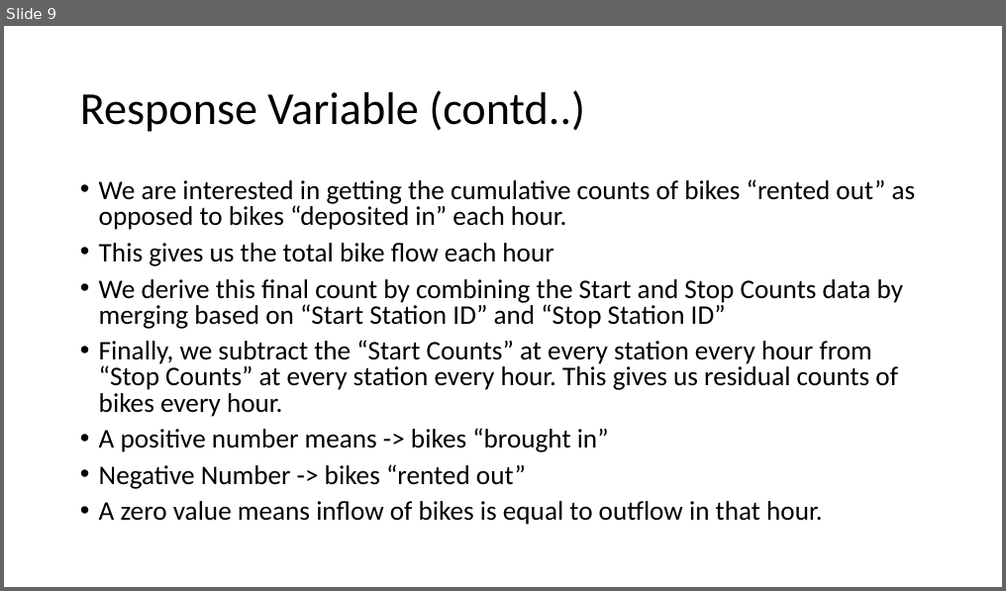
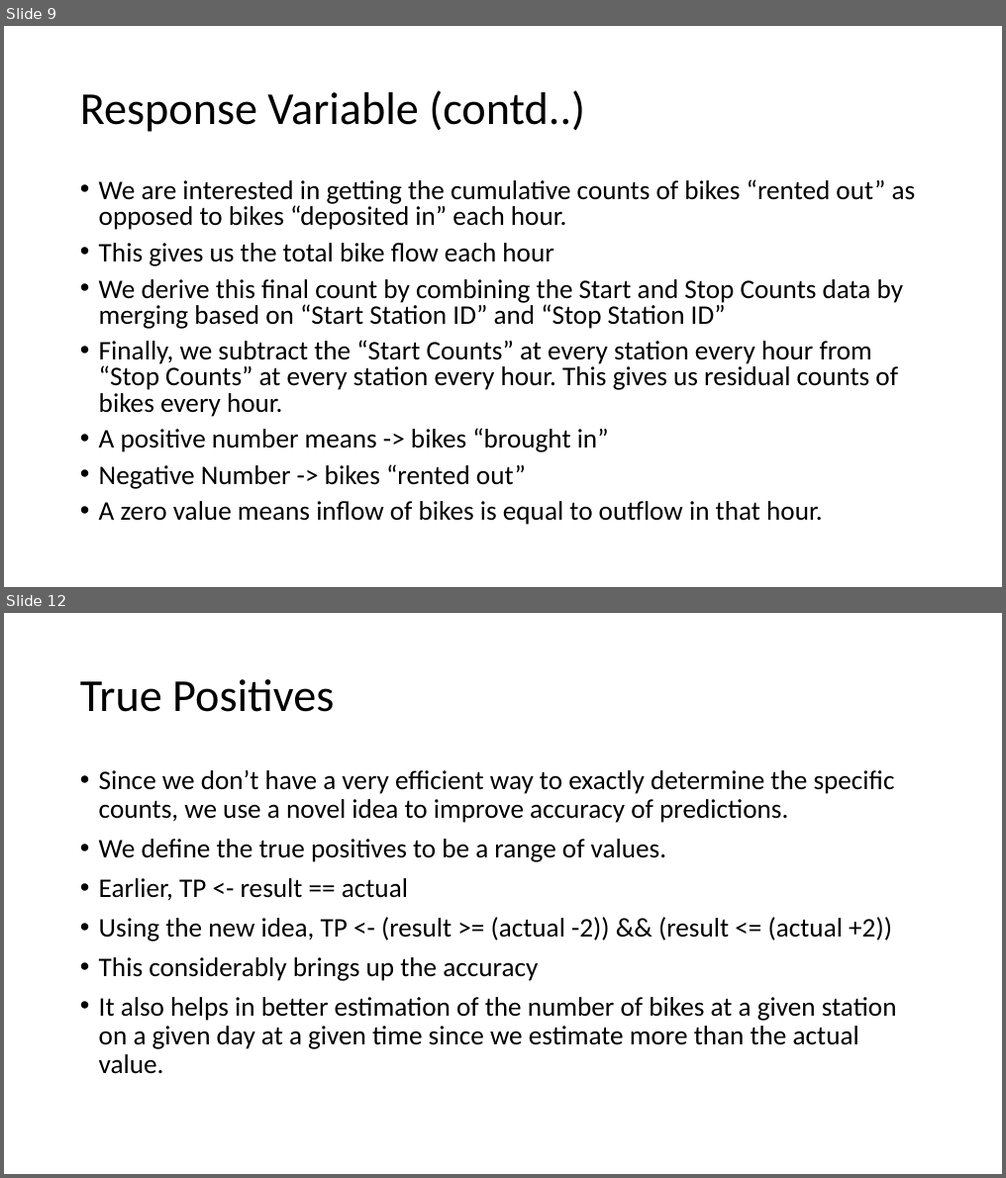
Before and after one commit to ayumib04/PittBikeShare, a slide deck: Ignite_ppt.pptx. Shown one above the other, each under a label of ours: slide 9 before the commit, slides 9 and 12 after it; the slides between them are not shown. The pictures are 1006x591 and 1006x1178 pixels, drawn with LibreOffice and Linux fonts; fonts in the diff are those of the drawing. Boxes give left, top, right and bottom in pixels: in the first picture for what was removed or moved away, otherwise in the second. Text is boxed around its words. In the diff, an @@ line names an element or a change of style, - is before the commit and + after.

```diff
--- a/Ignite_ppt.pptx
+++ b/Ignite_ppt.pptx
@@ slide 12 added at <box>4,613,1002,1174</box>, background #FFFFFF @@
@@ title added at <box>80,679,334,712</box>, 44 pt, text #000000 @@
+True Positives
@@ text added at <box>99,770,897,1074</box>, 25.9 pt, text #000000 @@
+• Since we don’t have a very efficient way to exactly determine the specific counts, we use a novel idea to improve accuracy of predictions.
+• We define the true positives to be a range of values.
+• Earlier, TP <- result == actual
+• Using the new idea, TP <- (result >= (actual -2)) && (result <= (actual +2))
+• This considerably brings up the accuracy
+• It also helps in better estimation of the number of bikes at a given station on a given day at a given time since we estimate more than the actual value.
```
Also in this commit, not shown: 2 slides changed, 3 other slides added.
